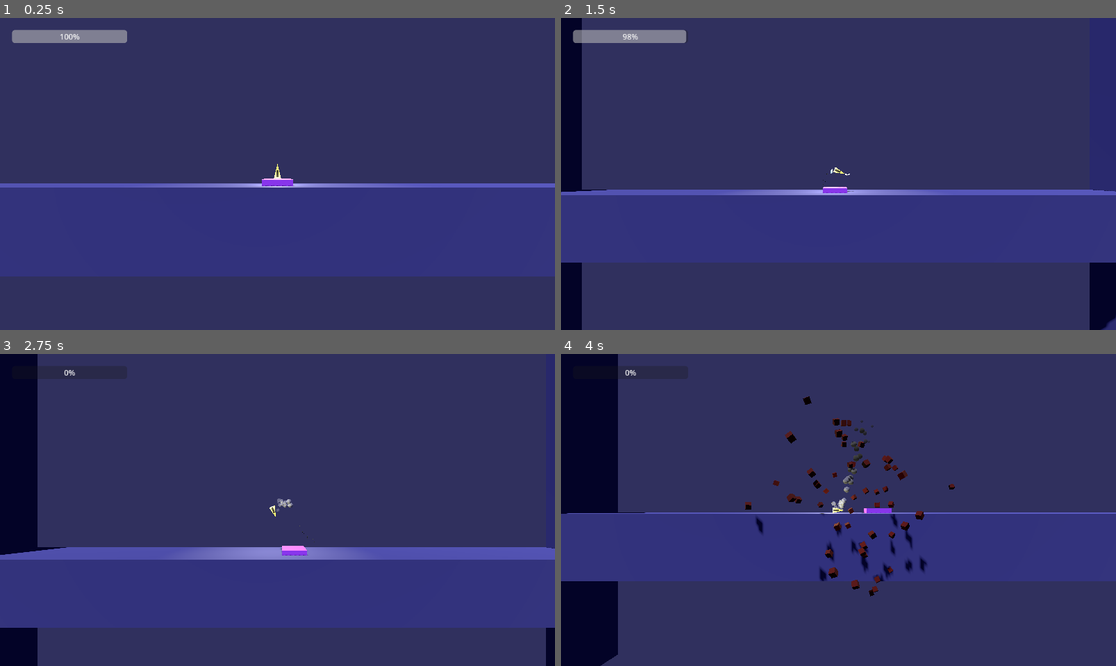
Above: before the commit, frames 1-4 (two rows, left to right).
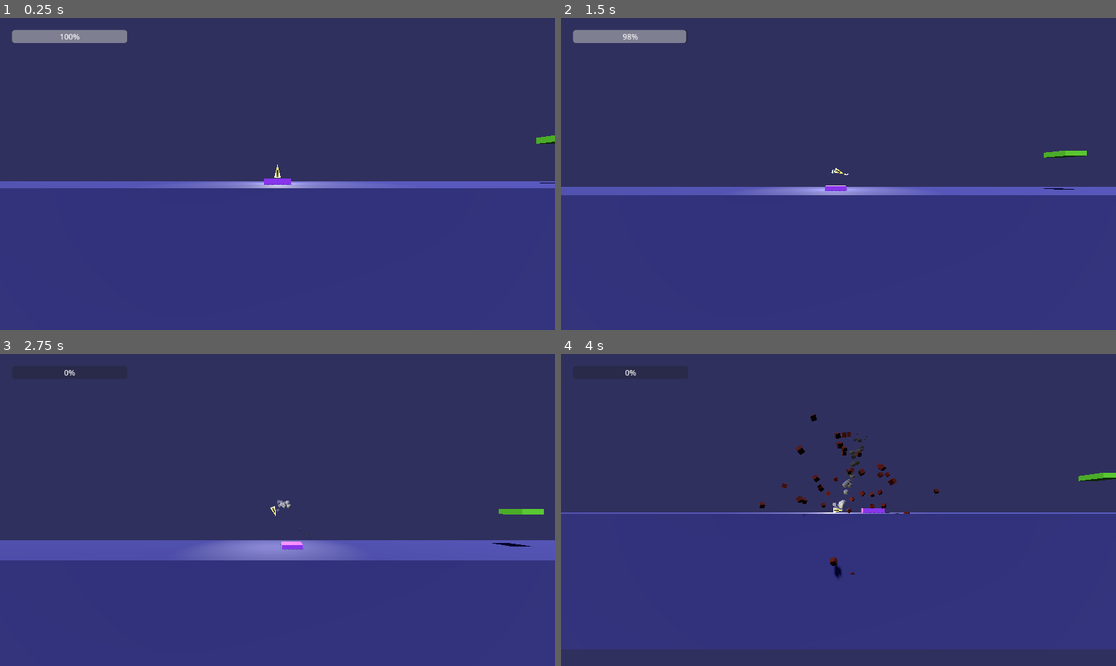
Above: after the commit, the same moments.

Repository: Fredroloji/Boost
Game: Godot game, scene res://Level/boss_level.tscn
Same seed, same stepped clock (60 frames per second), same inputs: the game is played once before the commit and once after it. Before the commit the project starts from res://Level/level.tscn.
Inputs:
- Up to frame 1 (0.25 s): no input
- Up to frame 2 (1.5 s): hold Right (turn_right) 0.53-1.28 s; tap G (anti-gravity) at 0.6 s; hold Down (brake) from 1.28 s (still down); tap Shift (boost) at 1.35 s
- Up to frame 3 (2.75 s): release Down (brake) at 2.03 s; hold Right (turn_right) from 2.03 s (still down); tap V (decrease_fuel) at 2.1 s
- Up to frame 4 (4 s): release Right (turn_right) at 2.78 s; hold Up (thrust) 2.78-3.53 s; tap G (anti-gravity) at 2.85 s; hold Left (turn_left) from 3.53 s (still down); hold Shift (boost) from 3.53 s (still down)

The runs differ from the first frame. In frame 1, 18% of the frame differs, in the area x 0-100%, y 37-100%; in frame 2, 25%; in frame 3, 19%; in frame 4, 30%, in the area x 0-100%, y 0-100%.

Commit message:
Messed around with angel and audio some more

Diff:
--- a/Level/biblically_accurate_angel.tscn
+++ b/Level/biblically_accurate_angel.tscn
@@ -1,6 +1,7 @@
-[gd_scene load_steps=21 format=3 uid="uid://bw0e5qnsop4ej"]
+[gd_scene load_steps=23 format=3 uid="uid://bw0e5qnsop4ej"]
 
 [ext_resource type="Script" path="res://Scripts/Angel/Eye.gd" id="1_efhj0"]
+[ext_resource type="Script" path="res://Scripts/Angel/Angel.gd" id="1_tji6k"]
 [ext_resource type="Script" path="res://Scripts/Angel/Rings.gd" id="2_3lsri"]
 
 [sub_resource type="StandardMaterial3D" id="StandardMaterial3D_p5vln"]
@@ -11,6 +12,14 @@
 material = SubResource("StandardMaterial3D_p5vln")
 radial_segments = 10
 rings = 6
+
+[sub_resource type="StandardMaterial3D" id="StandardMaterial3D_yhjgh"]
+albedo_color = Color(0.0235294, 0.0431373, 0.0470588, 1)
+metallic = 1.0
+metallic_specular = 0.0
+
+[sub_resource type="SphereMesh" id="SphereMesh_qkbm7"]
+material = SubResource("StandardMaterial3D_yhjgh")
 
 [sub_resource type="Gradient" id="Gradient_1j6xr"]
 offsets = PackedFloat32Array(0, 0.154472, 0.845528, 1)
@@ -49,30 +58,23 @@
 
 [sub_resource type="SphereMesh" id="SphereMesh_conpv"]
 material = SubResource("StandardMaterial3D_1l4ic")
-radius = 0.4
 height = 0.54
 radial_segments = 10
 rings = 5
 is_hemisphere = true
 
-[sub_resource type="StandardMaterial3D" id="StandardMaterial3D_yhjgh"]
-albedo_color = Color(0.0235294, 0.0431373, 0.0470588, 1)
-metallic = 1.0
-metallic_specular = 0.0
-
-[sub_resource type="SphereMesh" id="SphereMesh_qkbm7"]
-material = SubResource("StandardMaterial3D_yhjgh")
+[sub_resource type="SphereShape3D" id="SphereShape3D_nn02h"]
 
 [sub_resource type="Gradient" id="Gradient_kppv8"]
-offsets = PackedFloat32Array(0, 0.666667)
-colors = PackedColorArray(1, 1, 1, 1, 0.142857, 0.142857, 0.142857, 1)
+offsets = PackedFloat32Array(0, 0.479675)
+colors = PackedColorArray(1, 1, 1, 1, 0.165217, 0.165217, 0.165217, 1)
 
 [sub_resource type="GradientTexture1D" id="GradientTexture1D_2psuu"]
 gradient = SubResource("Gradient_kppv8")
 
 [sub_resource type="Curve" id="Curve_dwa8y"]
-_data = [Vector2(0, 1), 0.0, 0.0, 0, 0, Vector2(0.617519, 0.834513), -0.487964, -0.487964, 0, 0, Vector2(1, 0), 0.0, 0.0, 0, 0]
-point_count = 3
+_data = [Vector2(0, 0), 0.0, 0.0, 0, 0, Vector2(0.147443, 1), 0.0, 0.0, 0, 0, Vector2(0.663221, 0.70708), -0.975929, -0.975929, 0, 0, Vector2(1, 0), -2.3048, 0.0, 0, 0]
+point_count = 4
 
 [sub_resource type="CurveTexture" id="CurveTexture_mp3td"]
 curve = SubResource("Curve_dwa8y")
@@ -106,36 +108,58 @@
 rings = 8
 
 [node name="Biblically_Accurate_Angel" type="Node3D"]
-transform = Transform3D(10, 0, 0, 0, 10, 0, 0, 0, 10, 0, 0, 0)
+transform = Transform3D(13, 0, 0, 0, 13, 0, 0, 0, 13, 0, 0, 0)
+script = ExtResource("1_tji6k")
 
-[node name="OmniLight3D" type="OmniLight3D" parent="."]
+[node name="Collision" type="CSGSphere3D" parent="." groups=["danger"]]
+transform = Transform3D(0.9, 0, 0, 0, 0.9, 0, 0, 0, 0.9, 0, 0, 0)
+use_collision = true
+smooth_faces = false
+
+[node name="Eye" type="MeshInstance3D" parent="."]
+cast_shadow = 0
+mesh = SubResource("SphereMesh_jhibn")
+script = ExtResource("1_efhj0")
+
+[node name="Pupil_Collision" type="CSGSphere3D" parent="Eye" groups=["danger"]]
+transform = Transform3D(0.25, 0, 0, 0, 0.25, 0, 0, 0, 0.25, 0, 0, -0.432983)
+use_collision = true
+smooth_faces = false
+
+[node name="OmniLight3D" type="OmniLight3D" parent="Eye"]
 transform = Transform3D(0.1, 0, 0, 0, 0.1, 0, 0, 0, 0.1, 0, 0, 0)
 light_color = Color(1, 1, 0, 1)
 light_energy = 40.0
 omni_range = 70.0
 omni_attenuation = 0.225313
 
-[node name="Eye" type="MeshInstance3D" parent="."]
-mesh = SubResource("SphereMesh_jhibn")
-script = ExtResource("1_efhj0")
+[node name="Pupil" type="MeshInstance3D" parent="Eye"]
+transform = Transform3D(0.3, 0, 0, 0, 0.3, 0, 0, 0, 0.3, 0, 0, -0.412276)
+mesh = SubResource("SphereMesh_qkbm7")
 
 [node name="Small_Eyes" type="GPUParticles3D" parent="Eye"]
 transform = Transform3D(1, 0, 0, 0, -4.37114e-08, 1, 0, -1, -4.37114e-08, 0, 0, 0)
-amount = 50
-lifetime = 2.0
+amount = 20
 process_material = SubResource("ParticleProcessMaterial_apgdt")
 draw_passes = 2
 draw_pass_1 = SubResource("SphereMesh_yynls")
 draw_pass_2 = SubResource("SphereMesh_conpv")
 
-[node name="Death" type="CSGSphere3D" parent="Eye" groups=["danger"]]
-transform = Transform3D(0.9, 0, 0, 0, 0.9, 0, 0, 0, 0.9, 0, 0, 0)
+[node name="Suction" type="Area3D" parent="."]
+gravity_space_override = 2
+gravity_point = true
+gravity_point_unit_distance = 5.0
+gravity_point_center = Vector3(0, 0, -1)
+gravity_direction = Vector3(0, 0, -1)
+gravity = 100.0
 
-[node name="Pupil" type="MeshInstance3D" parent="Eye"]
-transform = Transform3D(0.3, 0, 0, 0, 0.3, 0, 0, 0, 0.3, 0, 0, -0.412276)
-mesh = SubResource("SphereMesh_qkbm7")
+[node name="Suction_Area" type="CollisionShape3D" parent="Suction"]
+transform = Transform3D(5, 0, 0, 0, 5, 0, 0, 0, 5, 0, 0, 0)
+shape = SubResource("SphereShape3D_nn02h")
 
 [node name="Rings" type="GPUParticles3D" parent="."]
+transform = Transform3D(0.5, 0, 0, 0, 0.5, 0, 0, 0, 0.5, 0, 0, 0)
+cast_shadow = 0
 amount = 160
 lifetime = 0.2
 process_material = SubResource("ParticleProcessMaterial_7wnn0")
@@ -143,25 +167,23 @@
 script = ExtResource("2_3lsri")
 x_rotate = -1
 y_rotate = -1
-z_rotate = 1
 
 [node name="Rings_2" type="GPUParticles3D" parent="."]
-transform = Transform3D(1.1, 0, 0, 0, -4.80825e-08, -1.1, 0, 1.1, -4.80825e-08, 0, 0, 0)
+transform = Transform3D(0.5, 0, 0, 0, -2.18557e-08, -0.5, 0, 0.5, -2.18557e-08, 0, 0, 0)
+cast_shadow = 0
 amount = 160
 lifetime = 0.4
 process_material = SubResource("ParticleProcessMaterial_7wnn0")
 draw_pass_1 = SubResource("SphereMesh_ltw83")
 script = ExtResource("2_3lsri")
-x_rotate = 1
-y_rotate = 1
 z_rotate = -1
 
 [node name="Rings_3" type="GPUParticles3D" parent="."]
-transform = Transform3D(-5.24537e-08, -1.2, 0, 1.2, -5.24537e-08, 0, 0, 0, 1.2, 0, 0, 0)
+transform = Transform3D(-2.18557e-08, -0.5, 0, 0.5, -2.18557e-08, 0, 0, 0, 0.5, 0, 0, 0)
+cast_shadow = 0
 amount = 160
 lifetime = 0.4
 process_material = SubResource("ParticleProcessMaterial_7wnn0")
 draw_pass_1 = SubResource("SphereMesh_ltw83")
 script = ExtResource("2_3lsri")
 x_rotate = -1
-y_rotate = 1
--- a/Level/boost_man.tscn
+++ b/Level/boost_man.tscn
@@ -247,7 +247,7 @@
 lerp_speed = 0.1
 
 [node name="Camera_Target" type="Node3D" parent="."]
-transform = Transform3D(1, 0, 0, 0, 1, 0, 0, 0, 1, 0, 0, -35)
+transform = Transform3D(1, 0, 0, 0, 1, 0, 0, 0, 1, 0, 0, -40)
 script = ExtResource("3_ys30a")
 
 [node name="Model" type="MeshInstance3D" parent="."]
@@ -285,7 +285,7 @@
 
 [node name="Engine_Audio" type="AudioStreamPlayer" parent="Audio"]
 stream = ExtResource("6_1u5rg")
-volume_db = 10.0
+volume_db = 6.0
 
 [node name="Brake_Audio" type="AudioStreamPlayer" parent="Audio"]
 stream = ExtResource("6_1u5rg")
@@ -301,6 +301,7 @@
 
 [node name="Boost_Audio" type="AudioStreamPlayer" parent="Audio"]
 stream = ExtResource("8_x8pul")
+volume_db = -5.0
 
 [node name="Rocket_Boost" type="GPUParticles3D" parent="."]
 transform = Transform3D(1, 0, 0, 0, 1, 0, 0, 0, 1, 0, -1, 0)
--- a/Level/boss_level.tscn
+++ b/Level/boss_level.tscn
@@ -1,6 +1,6 @@
 [gd_scene load_steps=7 format=3 uid="uid://cxfxeak51481p"]
 
-[ext_resource type="Script" path="res://Level/LandingPad.gd" id="1_ust05"]
+[ext_resource type="Script" path="res://Scripts/LandingPad.gd" id="1_3xpvl"]
 [ext_resource type="PackedScene" uid="uid://sdum4va6fbl0" path="res://Level/boost_man.tscn" id="2_ipukg"]
 [ext_resource type="PackedScene" uid="uid://bw0e5qnsop4ej" path="res://Level/biblically_accurate_angel.tscn" id="3_wyi4r"]
 
@@ -25,7 +25,7 @@
 transform = Transform3D(4, 0, 0, 0, 1, 0, 0, 0, 4, -45, 7.04654, 0)
 use_collision = true
 material = SubResource("StandardMaterial3D_mpdt5")
-script = ExtResource("1_ust05")
+script = ExtResource("1_3xpvl")
 file_path = "res://Level/boss_level.tscn"
 
 [node name="LaunchPad" type="CSGBox3D" parent="Pads"]
@@ -61,4 +61,6 @@
 material = SubResource("StandardMaterial3D_66av1")
 
 [node name="Biblically_Accurate_Angel" parent="." instance=ExtResource("3_wyi4r")]
-transform = Transform3D(10, 0, 0, 0, 10, 0, 0, 0, 10, 0, 120, 0)
+transform = Transform3D(10, 0, 0, 0, 10, 0, 0, 0, 10, 75, 120, 0)
+destination = Vector3(-150, 0, 0)
+duration = 10.0
--- a/Level/level.tscn
+++ b/Level/level.tscn
@@ -1,7 +1,7 @@
 [gd_scene load_steps=6 format=3 uid="uid://b3jhhiladq3u"]
 
+[ext_resource type="Script" path="res://Scripts/LandingPad.gd" id="1_2hlye"]
 [ext_resource type="PackedScene" uid="uid://sdum4va6fbl0" path="res://Level/boost_man.tscn" id="1_dp5m5"]
-[ext_resource type="Script" path="res://Level/LandingPad.gd" id="1_jo0kq"]
 
 [sub_resource type="StandardMaterial3D" id="StandardMaterial3D_mpdt5"]
 albedo_color = Color(0.411765, 0.870588, 0.184314, 1)
@@ -24,7 +24,7 @@
 transform = Transform3D(4, 0, 0, 0, 1, 0, 0, 0, 4, 0, 105.5, 0)
 use_collision = true
 material = SubResource("StandardMaterial3D_mpdt5")
-script = ExtResource("1_jo0kq")
+script = ExtResource("1_2hlye")
 file_path = "res://Level/level_2.tscn"
 
 [node name="LaunchPad" type="CSGBox3D" parent="Pads"]
--- a/Level/level_2.tscn
+++ b/Level/level_2.tscn
@@ -1,6 +1,6 @@
 [gd_scene load_steps=6 format=3 uid="uid://3poaq3jylp8d"]
 
-[ext_resource type="Script" path="res://Level/LandingPad.gd" id="1_k7tbi"]
+[ext_resource type="Script" path="res://Scripts/LandingPad.gd" id="1_2ox4h"]
 [ext_resource type="PackedScene" uid="uid://sdum4va6fbl0" path="res://Level/boost_man.tscn" id="2_o6g2h"]
 
 [sub_resource type="StandardMaterial3D" id="StandardMaterial3D_mpdt5"]
@@ -24,7 +24,7 @@
 transform = Transform3D(4, 0, 0, 0, 1, 0, 0, 0, 4, -45, 7.04654, 0)
 use_collision = true
 material = SubResource("StandardMaterial3D_mpdt5")
-script = ExtResource("1_k7tbi")
+script = ExtResource("1_2ox4h")
 file_path = "res://Level/level_3.tscn"
 
 [node name="LaunchPad" type="CSGBox3D" parent="Pads"]
--- a/Level/level_3.tscn
+++ b/Level/level_3.tscn
@@ -1,6 +1,6 @@
 [gd_scene load_steps=7 format=3 uid="uid://c676sejc2q5ia"]
 
-[ext_resource type="Script" path="res://Level/LandingPad.gd" id="1_muegj"]
+[ext_resource type="Script" path="res://Scripts/LandingPad.gd" id="1_7r6ny"]
 [ext_resource type="PackedScene" uid="uid://sdum4va6fbl0" path="res://Level/boost_man.tscn" id="2_iwps1"]
 [ext_resource type="PackedScene" uid="uid://cf4hxdq5iqet8" path="res://moving_hazard.tscn" id="3_1re3e"]
 
@@ -25,7 +25,7 @@
 transform = Transform3D(4, 0, 0, 0, 1, 0, 0, 0, 4, -45, 0.3, 0)
 use_collision = true
 material = SubResource("StandardMaterial3D_mpdt5")
-script = ExtResource("1_muegj")
+script = ExtResource("1_7r6ny")
 file_path = "res://Level/level_4.tscn"
 
 [node name="LaunchPad" type="CSGBox3D" parent="Pads"]
--- a/Level/level_4.tscn
+++ b/Level/level_4.tscn
@@ -1,6 +1,6 @@
 [gd_scene load_steps=7 format=3 uid="uid://cqyxqvar17i10"]
 
-[ext_resource type="Script" path="res://Level/LandingPad.gd" id="1_gfe6d"]
+[ext_resource type="Script" path="res://Scripts/LandingPad.gd" id="1_wq0ay"]
 [ext_resource type="PackedScene" uid="uid://sdum4va6fbl0" path="res://Level/boost_man.tscn" id="2_tfh37"]
 [ext_resource type="PackedScene" uid="uid://cf4hxdq5iqet8" path="res://moving_hazard.tscn" id="3_jquk5"]
 
@@ -25,7 +25,7 @@
 transform = Transform3D(4, 0, 0, 0, 1, 0, 0, 0, 4, -45, 0.3, 0)
 use_collision = true
 material = SubResource("StandardMaterial3D_mpdt5")
-script = ExtResource("1_gfe6d")
+script = ExtResource("1_wq0ay")
 file_path = "res://Level/level_5.tscn"
 
 [node name="LaunchPad" type="CSGBox3D" parent="Pads"]
--- a/Level/level_5.tscn
+++ b/Level/level_5.tscn
@@ -1,6 +1,6 @@
 [gd_scene load_steps=7 format=3 uid="uid://c7mtda3k56qqv"]
 
-[ext_resource type="Script" path="res://Level/LandingPad.gd" id="1_h2j7g"]
+[ext_resource type="Script" path="res://Scripts/LandingPad.gd" id="1_oqbso"]
 [ext_resource type="PackedScene" uid="uid://sdum4va6fbl0" path="res://Level/boost_man.tscn" id="2_lownc"]
 [ext_resource type="PackedScene" uid="uid://cf4hxdq5iqet8" path="res://moving_hazard.tscn" id="3_kd86o"]
 
@@ -25,7 +25,7 @@
 transform = Transform3D(4, 0, 0, 0, 1, 0, 0, 0, 4, 37, 27.5, 0)
 use_collision = true
 material = SubResource("StandardMaterial3D_mpdt5")
-script = ExtResource("1_h2j7g")
+script = ExtResource("1_oqbso")
 file_path = "res://Level/level_6.tscn"
 
 [node name="LaunchPad" type="CSGBox3D" parent="Pads"]
--- a/Level/level_6.tscn
+++ b/Level/level_6.tscn
@@ -1,6 +1,6 @@
 [gd_scene load_steps=6 format=3 uid="uid://d0x2lquomjnaj"]
 
-[ext_resource type="Script" path="res://Level/LandingPad.gd" id="1_nk4ws"]
+[ext_resource type="Script" path="res://Scripts/LandingPad.gd" id="1_m1qai"]
 [ext_resource type="PackedScene" uid="uid://sdum4va6fbl0" path="res://Level/boost_man.tscn" id="2_2m7rp"]
 
 [sub_resource type="StandardMaterial3D" id="StandardMaterial3D_mpdt5"]
@@ -24,7 +24,7 @@
 transform = Transform3D(4, 0, 0, 0, 1, 0, 0, 0, 4, -45, 0.3, 0)
 use_collision = true
 material = SubResource("StandardMaterial3D_mpdt5")
-script = ExtResource("1_nk4ws")
+script = ExtResource("1_m1qai")
 file_path = "res://Level/level_7(maze).tscn"
 
 [node name="LaunchPad" type="CSGBox3D" parent="Pads"]
--- a/Level/level_7(maze).tscn
+++ b/Level/level_7(maze).tscn
@@ -1,6 +1,6 @@
 [gd_scene load_steps=7 format=3 uid="uid://c2bt1ic1c71ss"]
 
-[ext_resource type="Script" path="res://Level/LandingPad.gd" id="1_fs43x"]
+[ext_resource type="Script" path="res://Scripts/LandingPad.gd" id="1_bvuaa"]
 [ext_resource type="PackedScene" uid="uid://sdum4va6fbl0" path="res://Level/boost_man.tscn" id="2_srra0"]
 [ext_resource type="PackedScene" uid="uid://cf4hxdq5iqet8" path="res://moving_hazard.tscn" id="3_ublew"]
 
@@ -25,7 +25,7 @@
 transform = Transform3D(4, 0, 0, 0, 1, 0, 0, 0, 4, -45, 35.3, 0)
 use_collision = true
 material = SubResource("StandardMaterial3D_mpdt5")
-script = ExtResource("1_fs43x")
+script = ExtResource("1_bvuaa")
 file_path = "res://Level/boss_level.tscn"
 
 [node name="LaunchPad" type="CSGBox3D" parent="Pads"]
--- /dev/null
+++ b/Scripts/Angel/Angel.gd
@@ -0,0 +1,65 @@
+extends Node3D
+
+var rng = RandomNumberGenerator.new()
+
+
+
+@export var destination: Vector3
+@export var duration: float = 3
+@export var wait_time: float = 0
+@export var loop: bool = true
+
+func _ready() -> void:
+	var tween = create_tween()
+	if loop == true:
+		tween.set_loops()
+	tween.set_trans(Tween.TRANS_SINE)
+	tween.tween_property(self, "global_position", global_position + destination, duration)
+	tween.tween_interval(wait_time)
+	tween.tween_property(self, "global_position", global_position, duration)
+	tween.tween_interval(wait_time)
+
+
+
+"""
+var direction: int = 1
+# all thse vars should be random
+var speed: float = 100
+var x_limit: float = 50
+func _process(delta: float) -> void:
+
+	position += Vector3(direction, 0 ,0) * speed * delta
+
+	if position.x == x_limit:
+		print("my x is: ", position.x)
+		#direction = -1
+"""
+
+"""
+func _process(delta: float) -> void:
+	var rand_x = rng.randf_range(10.0, 30.0)
+	var rand_y = rng.randf_range(10.0, 30.0)
+	var wait = rng.randf_range(1.0, 5.0)
+	var duration = rng.randf_range(2.0, 5.0)
+
+	var destination: Vector3
+	destination = Vector3(rand_x, rand_y, 0)
+
+	var tween = create_tween()
+
+
+	tween.set_loops()
+	tween.set_trans(Tween.TRANS_SINE)
+	tween.tween_property(self, "global_position", destination, duration)
+#	tween.create_timer(wait).timeout
+#	SceneTree.create_timer(wait, true, false, false).timeout
+
+	print("Rand X:", rand_x)
+	print("Rand Y:", rand_y)
+	print("Wait  :", wait)
+	print("Duratn:", duration, "\n")
+
+
+func _ready() -> void:
+	pass
+"""
--- a/Scripts/Angel/Rings.gd
+++ b/Scripts/Angel/Rings.gd
@@ -1,10 +1,10 @@
 extends GPUParticles3D
 
-@export var x_rotate: int = 0
-@export var y_rotate: int = 0
-@export var z_rotate: int = 0
+@export var x_rotate: int = 1
+@export var y_rotate: int = 1
+@export var z_rotate: int = 1
 
-@export var speed: float = 0.004
+@export var speed: float = 0.003
 
 func _ready() -> void:
 	pass # Replace with function body.
--- a/Scripts/moving_hazard.gd
+++ b/Scripts/moving_hazard.gd
@@ -15,7 +15,3 @@
 	tween.tween_interval(wait_time)
 	tween.tween_property(self, "global_position", global_position, duration)
 	tween.tween_interval(wait_time)
-
-
-func _process(delta: float) -> void:
-	pass
--- a/project.godot
+++ b/project.godot
@@ -11,7 +11,7 @@
 [application]
 
 config/name="Boost"
-run/main_scene="res://Level/level.tscn"
+run/main_scene="res://Level/boss_level.tscn"
 config/features=PackedStringArray("4.1", "Forward Plus")
 config/icon="res://icon.svg"
 
Renamed: Level/LandingPad.gd -> Scripts/LandingPad.gd
